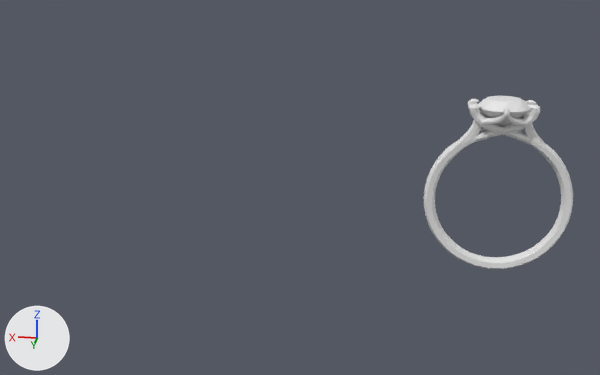
A saved change to the Blender file taurus/first_attempt.blend.
Both versions are drawn from a camera (50 mm lens) standing at (10.2, 70.5, 29.1) and looking at (23.2, -22.8, 2.1). Every picture has the same lights, and +X, +Y and +Z are marked at lower left.

Before the edit, the objects in view are built like this:
```python
me_cubeziercurve_004 = bpy.data.meshes.new('CUBezierCurve.004')
me_cubeziercurve_004.from_pydata(...)  # 1312 vertices, 1352 faces; spans x -1.61..2.05, y -0.13..1.58, z -1.31..1.92
me_diamond_001 = bpy.data.meshes.new('Diamond.001')
me_diamond_001.from_pydata(...)  # 138 vertices, 270 faces; spans x -3.4..3.4, y -1.9..2.0, z -3.4..3.4
me_torus = bpy.data.meshes.new('Torus')
me_torus.from_pydata(...)  # 564 vertices, 552 faces; spans x -1.48..1.48, y -1.4..1.58, z -0.23..0.23
ob_diamond_newring = bpy.data.objects.new('Diamond_newring', me_diamond_001)
ob_diamond_newring.location = (-0.02, -27.37, 10.5)
ob_diamond_newring.rotation_euler = (1.571, 0.0, 1.571)  # degrees (90, 0, 90)
ob_diamond_newring.scale = (0.915, 1.0, 0.915)
ob_fifth_try_setting_curve_003 = bpy.data.objects.new('fifth_try_setting_curve.003', me_cubeziercurve_004)
ob_fifth_try_setting_curve_003.location = (0.06, -25.61, 8.63)
ob_fifth_try_setting_curve_003.rotation_euler = (0.0, -0.573, 3.142)  # degrees (0, -33, 180)
ob_fifth_try_setting_curve_003.scale = (2.48, 2.48, 2.48)
ob_ring_body = bpy.data.objects.new('ring_body', me_torus)
ob_ring_body.location = (-0.04, -27.39, -0.24)
ob_ring_body.rotation_euler = (1.571, 0.0, 0.0)  # degrees (90, 0, 0)
ob_ring_body.scale = (5.92, 5.92, 4.4)
```
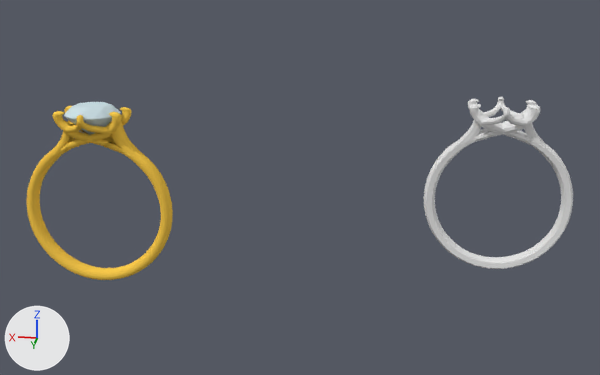
The newer file is also turned or shifted as a whole; pictures and numbers use the older file's frame.

Pixel boxes (x1, y1, x2, y2) of what changed, in the pictures (600 x 375 px):
'RENDER_RING', added (yellow)
    after: (27, 106, 173, 280)
'Diamond_newring', moved
    before: (478, 96, 531, 127)
    after: (64, 102, 121, 135)

The change, as a diff of the scene's bpy script:
```diff
--- a/taurus/first_attempt.blend.py
+++ b/taurus/first_attempt.blend.py
@@ mat_gold @@
+mat_gold = diffuse_material('GOLD')
+mat_gold.base_color = (0.97, 0.606, 0.0744)  # yellow #fccc4d
@@ me_cunurbspath_004 @@
+me_cunurbspath_004.from_pydata(...)  # 5656 vertices, 5648 faces; spans x -5.8..10.6, y -3.2..3.2, z -0.7..13.3
+me_cunurbspath_004.polygons.foreach_set('use_smooth', [True] * 5648)
+me_cunurbspath_004.materials.append(mat_gold)  # yellow #fccc4d
@@ ob_diamond_newring @@
 ob_diamond_newring = bpy.data.objects.new('Diamond_newring', me_diamond_001)
-ob_diamond_newring.location = (-0.02, -27.37, 10.5)
+ob_diamond_newring.location = (46.18, -18.09, 10.26)
 ob_diamond_newring.rotation_euler = (1.571, 0.0, 1.571)  # degrees (90, 0, 90)
@@ ob_render_ring @@
+ob_render_ring = bpy.data.objects.new('RENDER_RING', me_cunurbspath_004)
+ob_render_ring.location = (41.37, -18.13, 8.04)
+ob_render_ring.rotation_euler = (0.0, 2.08, 0.0)  # degrees (0, 119, 0)
+ob_render_ring.scale = (1.27, 1.27, 1.27)
```
